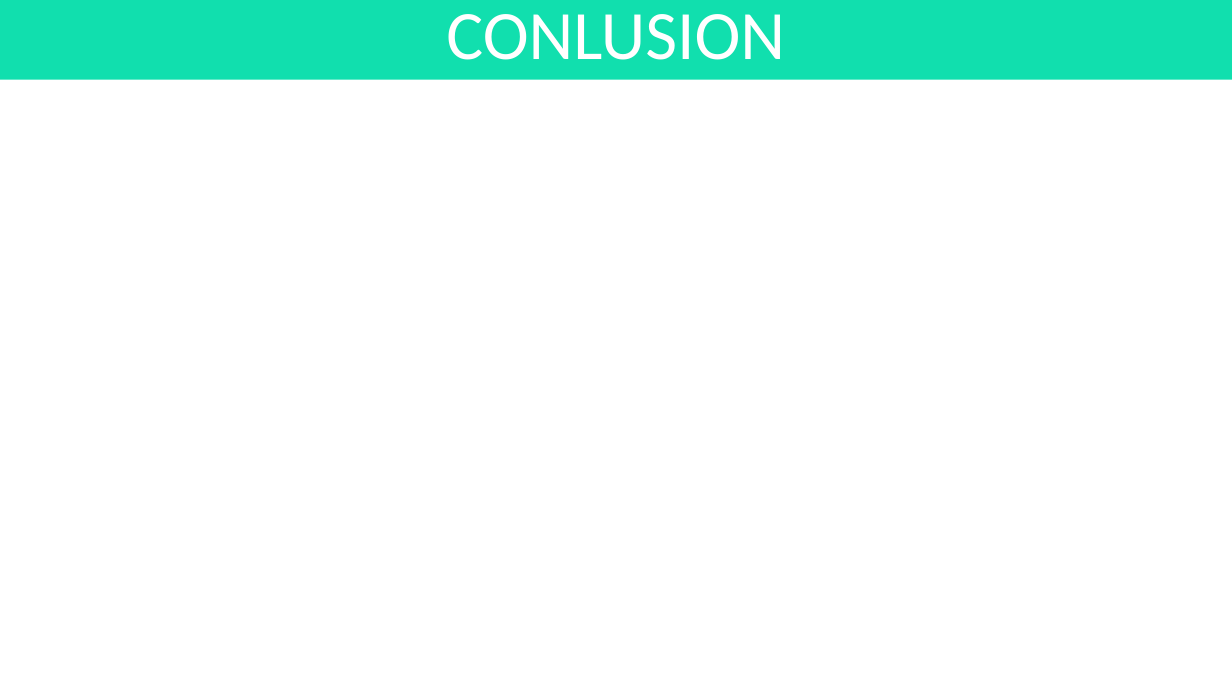
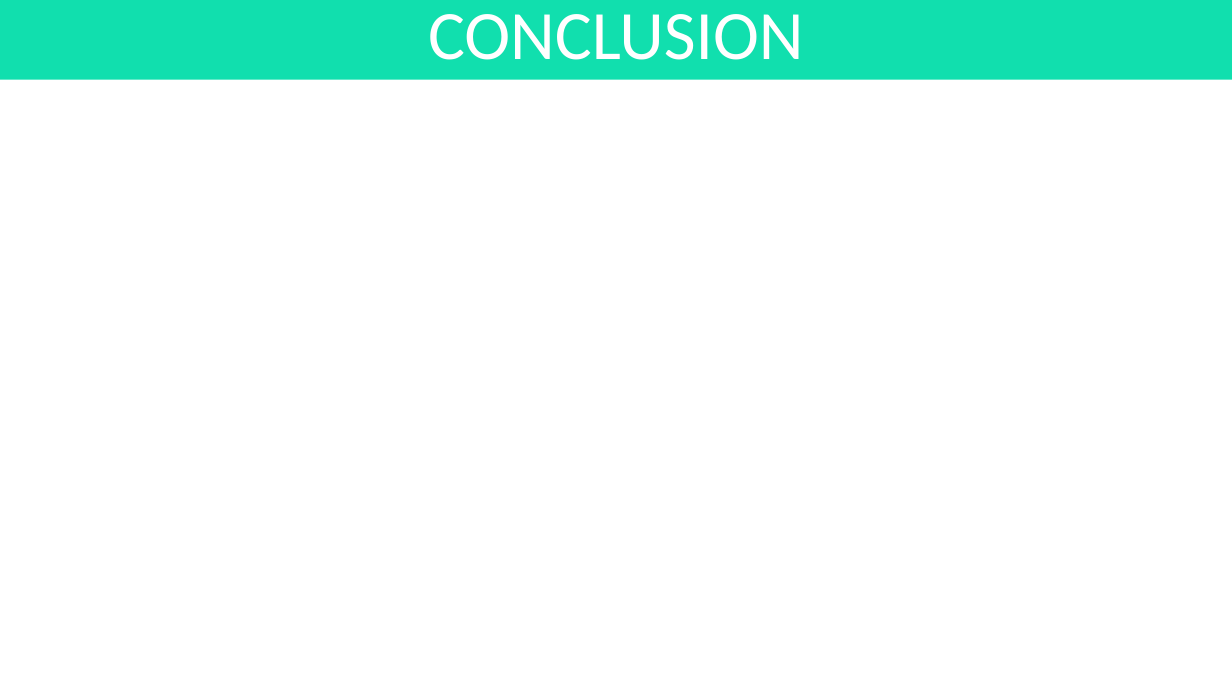
Before and after one commit to kanzuesther/level-2-report-and-diagrams, a slide deck: slide 16 of Presentation1.pptx. Drawn at 1232x693 pixels with LibreOffice and Linux fonts; fonts in the diff are those of the drawing. Boxes give left, top, right and bottom in pixels: in the first picture for what was removed or moved away, otherwise in the second. Text is boxed around its words. In the diff, an @@ line names an element or a change of style, - is before the commit and + after.

```diff
--- a/Presentation1.pptx
+++ b/Presentation1.pptx
@@ title at (x1=428, y1=14, x2=804, y2=60): text changed @@
-CONLUSION
+CONCLUSION
```
Also in this commit, not shown: 1 other slide changed, 4 other files.
